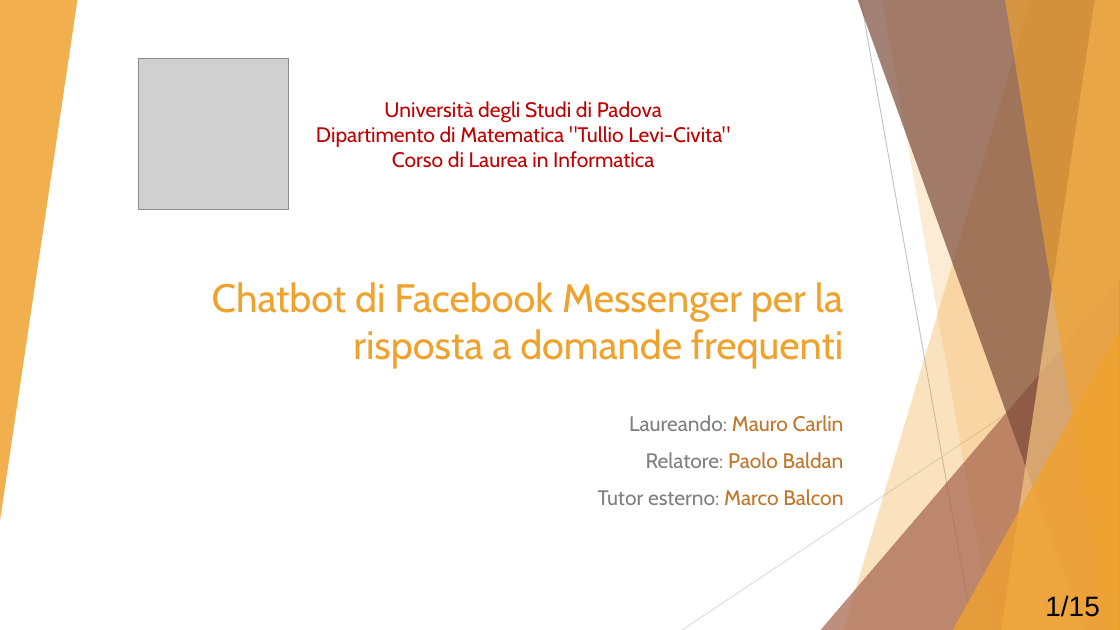
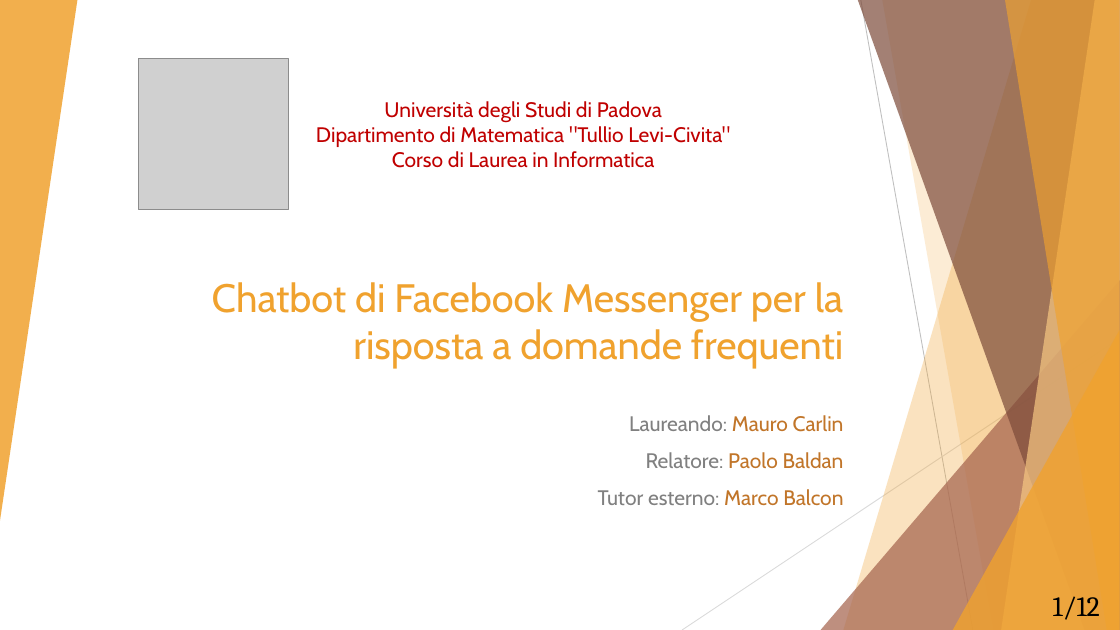
Before and after one commit to Mou95/Tesi, a slide deck: slide 1 of Presentazione_tesi.pptx. Drawn at 1120x630 pixels with LibreOffice and Linux fonts; fonts in the diff are those of the drawing; grey boxes stand for pictures. Boxes give left, top, right and bottom in pixels: in the first picture for what was removed or moved away, otherwise in the second. Text is boxed around its words. In the diff, an @@ line names an element or a change of style, - is before the commit and + after.

```diff
--- a/Presentazione_tesi.pptx
+++ b/Presentazione_tesi.pptx
@@ text at box(1053, 596, 1100, 620): text changed; font Arial to Cambria @@
-1/15
+1/12
```
Also in this commit, not shown: 8 other slides changed, 3 slides added, 3 slides removed, 9 other files.
